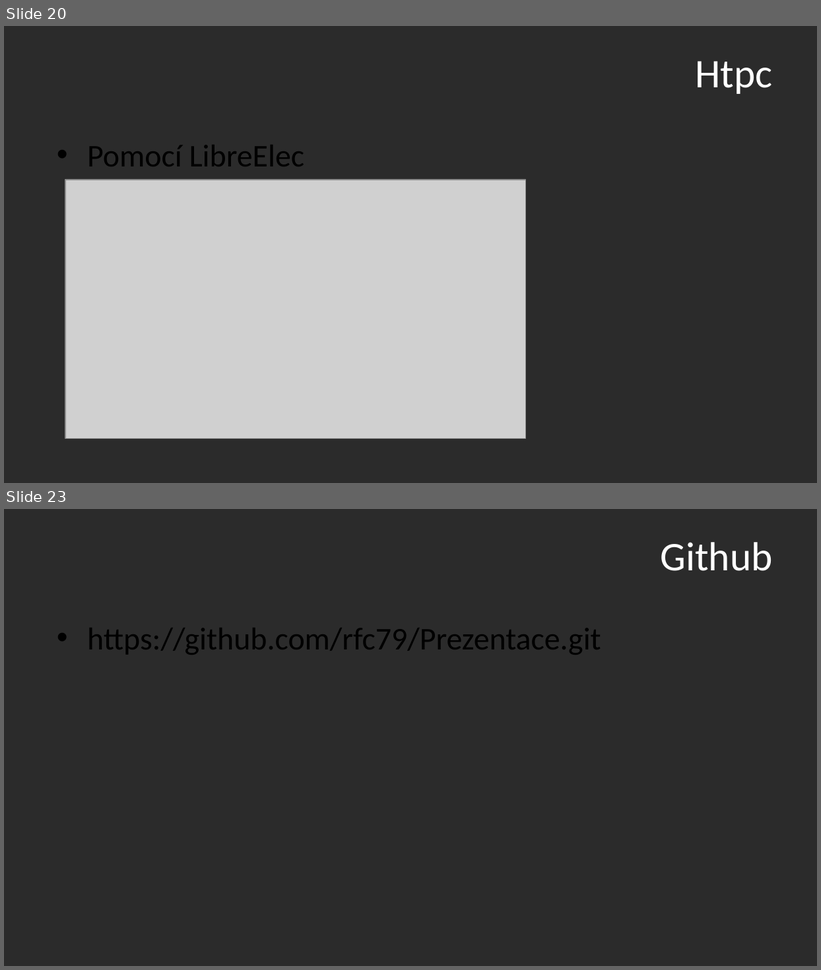
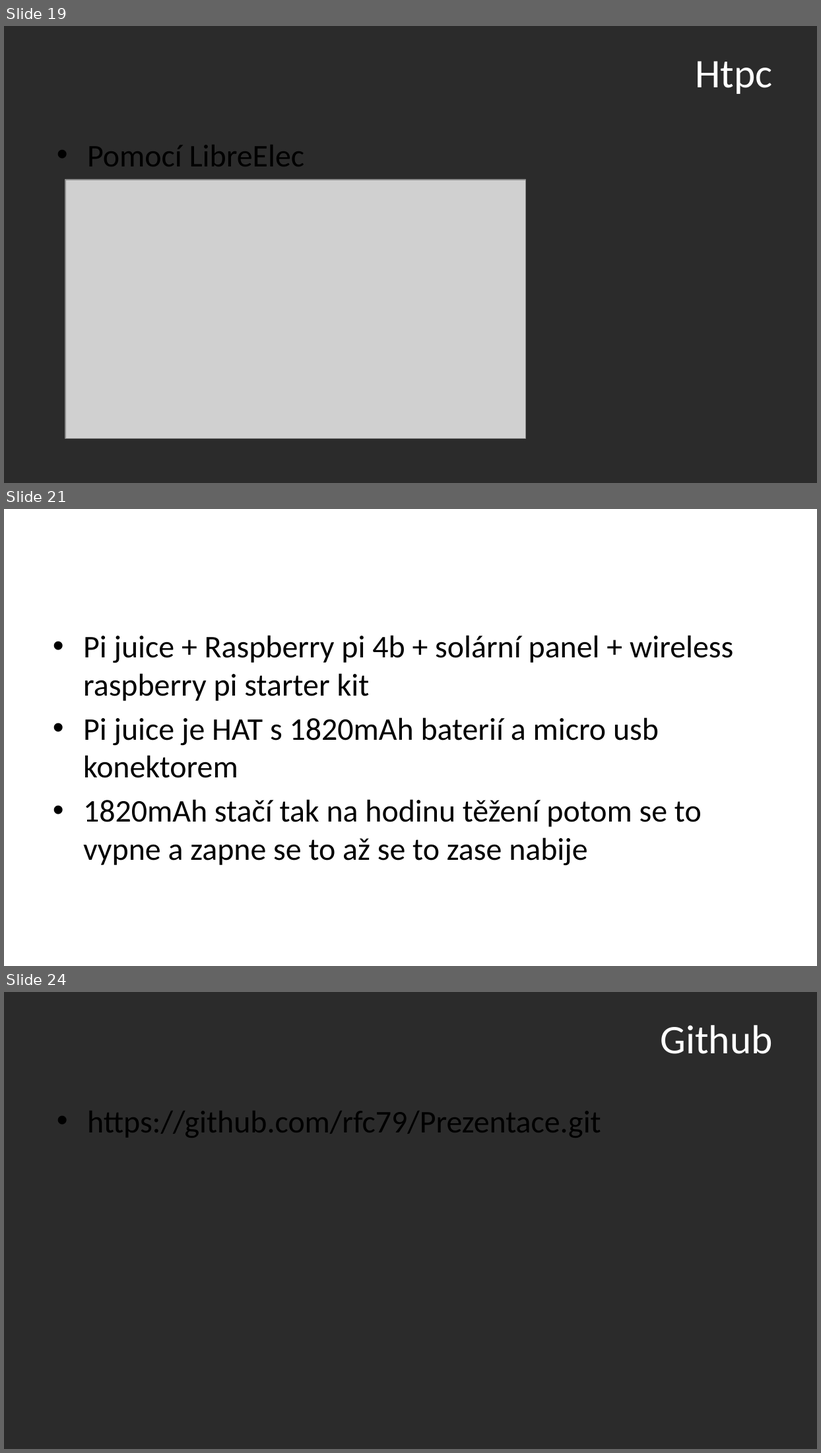
Before and after one commit to rfc79/Prezentace, a slide deck: formánek.ppsx. Shown one above the other, each under a label of ours: slides 20 and 23 before the commit, slides 19, 21 and 24 after it; the slides between them are not shown. The pictures are 821x970 and 821x1453 pixels, drawn with LibreOffice and Linux fonts; fonts in the diff are those of the drawing; grey boxes stand for pictures; background and template pictures are left out; a plain dark background stands for a picture behind light text. Boxes give left, top, right and bottom in pixels: in the first picture for what was removed or moved away, otherwise in the second. Text is boxed around its words. In the diff, an @@ line names an element or a change of style, - is before the commit and + after.

```diff
--- a/formánek.ppsx
+++ b/formánek.ppsx
@@ slide 21 added at [4, 509, 817, 966], background picture (left out) @@
@@ title added at [46, 520, 781, 589], 36 pt, text #FFFFFF @@
+Krypto na solární energii?
@@ text added at [83, 635, 733, 866], 28 pt, text #000000 @@
+• Pi juice + Raspberry pi 4b + solární panel + wireless raspberry pi starter kit
+• Pi juice je HAT s 1820mAh baterií a micro usb konektorem
+• 1820mAh stačí tak na hodinu těžení potom se to vypne a zapne se to až se to zase nabije
@@ what was slide 20 is now slide 19 @@
@@ what was slide 23 is now slide 24 @@
```
Also in this commit, not shown: 3 slides changed, 1 other slide added, 1 slide removed, 1 other file.
